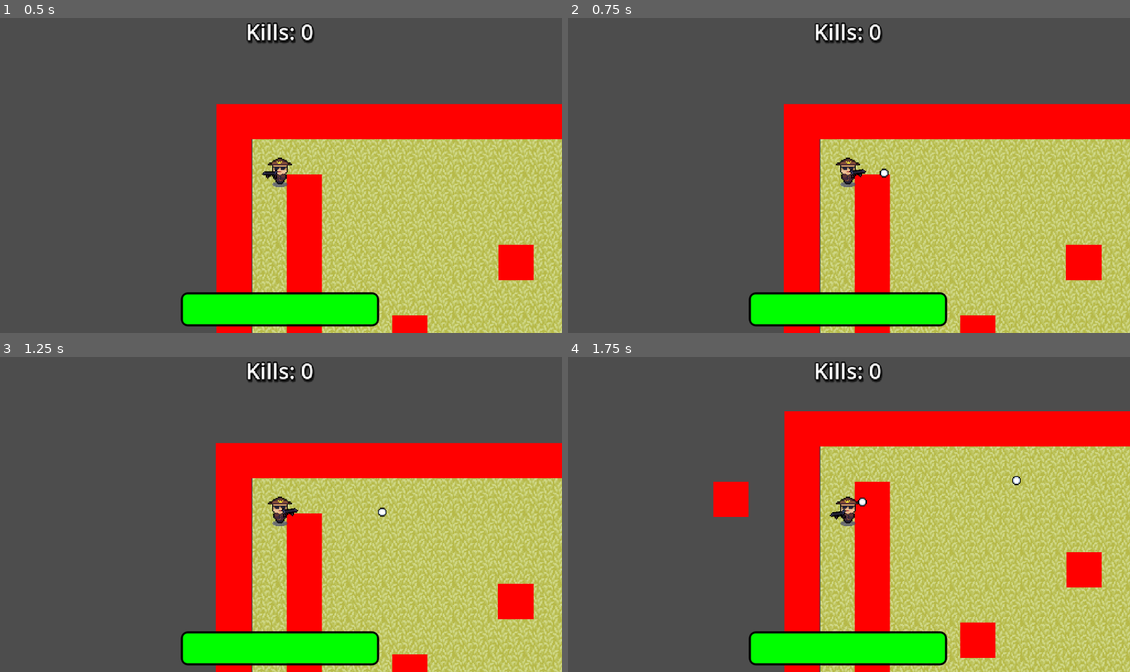
Above: before the commit, frames 1-4 (two rows, left to right).
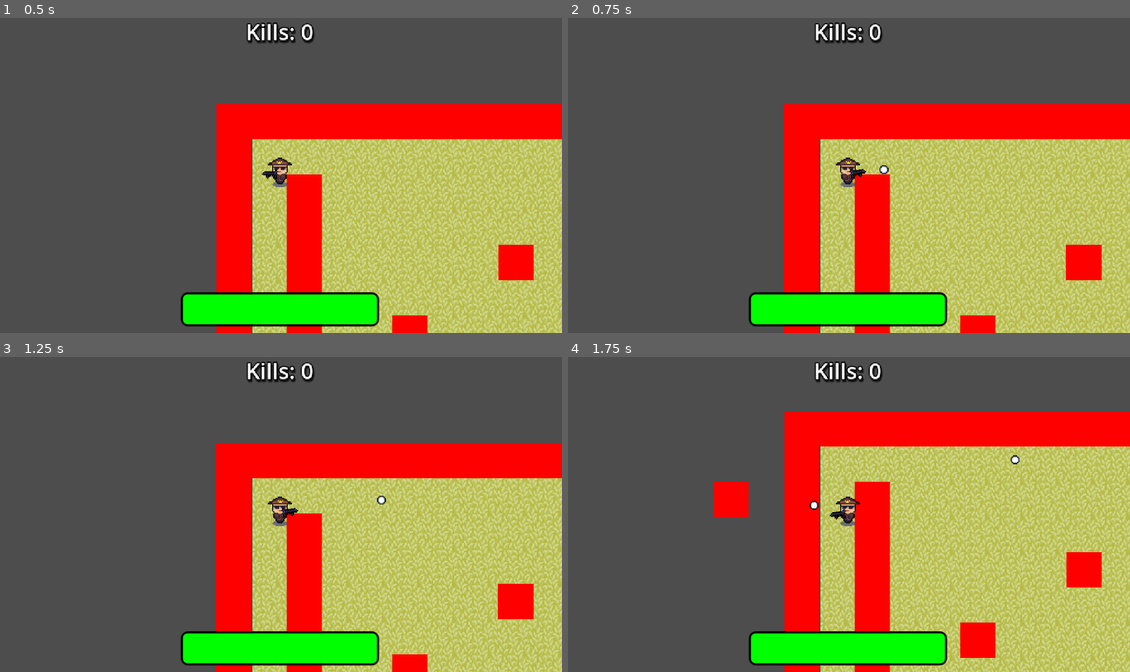
Above: after the commit, the same moments.

Repository: Crystalwarrior/top-down-zombie-game
Game: Godot game, scene res://scenes/NewHumanoidZombiesAndSuvivor/maintest.tscn
Same seed, same stepped clock (60 frames per second), same inputs: the game is played once before the commit and once after it. This scene is started directly instead of the project's main scene.
Inputs (mouse positions are in pixels of both pictures, inside the frame that each line leads up to):
- Up to frame 1 (0.5 s): no input
- Up to frame 2 (0.75 s): tap Enter at 0.5 s; move the mouse to (972, 159) at 0.52 s; press the mouse at (972, 159) at 0.53 s; hold D (right) from 0.53 s (still down)
- Up to frame 3 (1.25 s): keep holding D (right)
- Up to frame 4 (1.75 s): move the mouse to (736, 530) at 1.27 s; release D (right) at 1.28 s; release the mouse at (736, 530) at 1.28 s; hold S (down) from 1.28 s (still down); right-click (736, 530) at 1.35 s; click (736, 530) at 1.55 s

Frame 1 is identical in both runs. In frame 2, less than 0.1% of the frame differs, in the area x 55-58%, y 46-51%; in frame 3, less than 0.1%; in frame 4, 0.2%, in the area x 42-81%, y 31-49%.

Commit message:
Bullet fix
Bullet not correctly goes to where the player's hand is pointing.

Diff:
--- a/scenes/NewHumanoidZombiesAndSuvivor/Weapons/BaseWeaponScripts/Weapon.gd
+++ b/scenes/NewHumanoidZombiesAndSuvivor/Weapons/BaseWeaponScripts/Weapon.gd
@@ -27,6 +27,6 @@
 	get_tree().root.add_child(bullet)
 	bullet.global_position = self.get_parent().global_position
 	bullet.damage = 1.0
-	bullet.shoot(Vector2.from_angle(self.get_parent().rotation)*2, 2.0)
+	bullet.shoot(Vector2.from_angle(self.get_parent().global_rotation)*2, 2.0)
 	$Audio.stream = load("res://assets/sounds/gunshot.wav")
 	$Audio.play()
